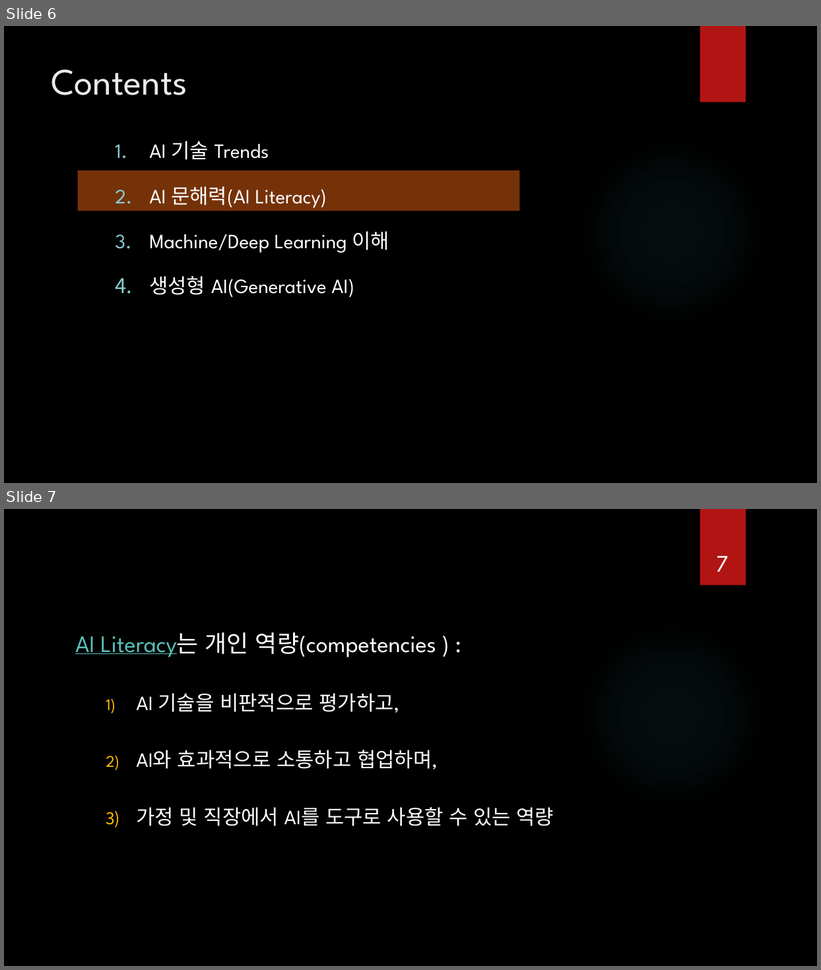
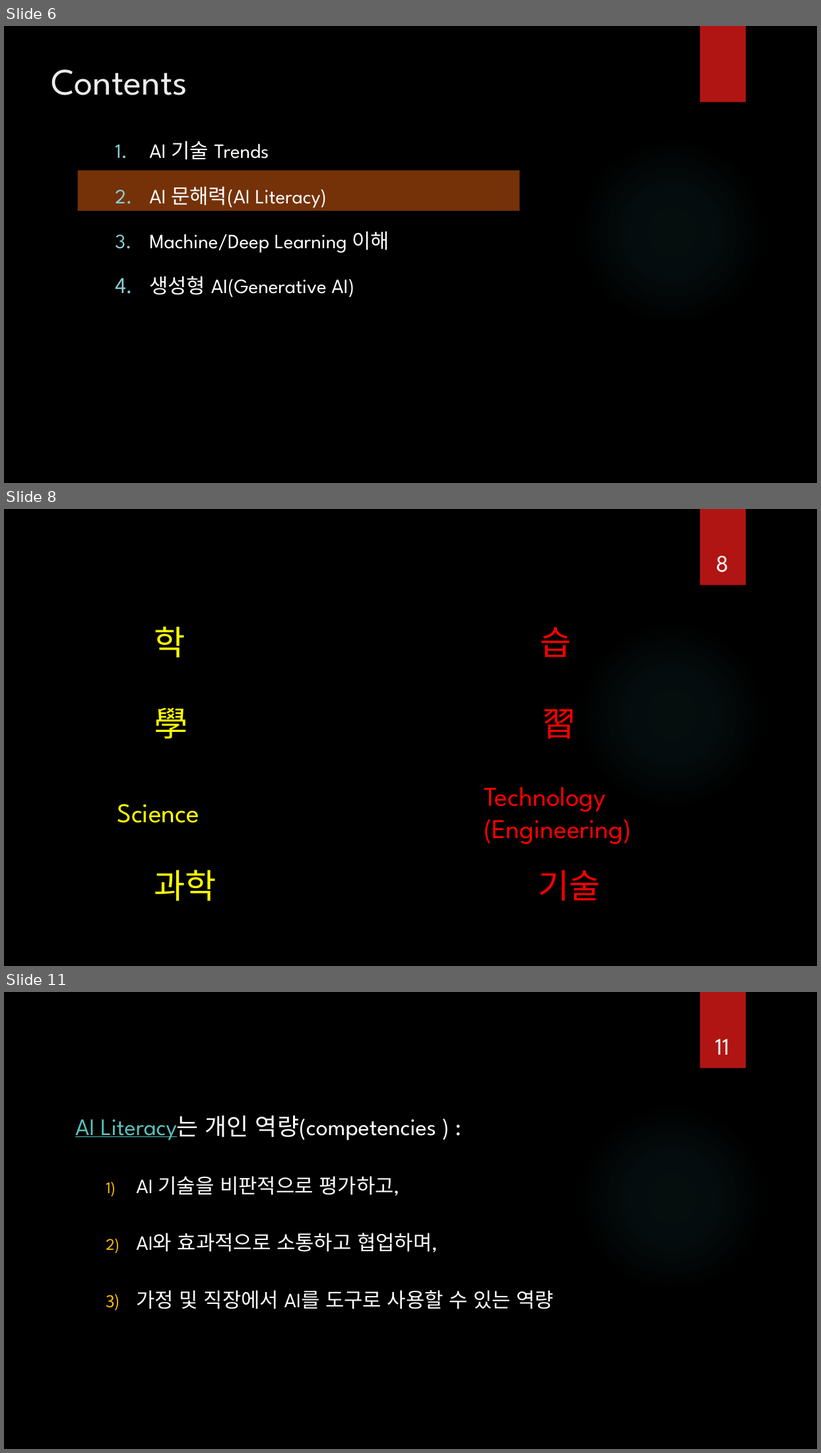
Before and after one commit to ancestor9/2026_Fall_AI-Literacy, a slide deck: AI Literacy.pptx. Shown one above the other, each under a label of ours: slides 6 and 7 before the commit, slides 6, 8 and 11 after it; the slides between them are not shown. The pictures are 821x970 and 821x1453 pixels, drawn with LibreOffice and Linux fonts; fonts in the diff are those of the drawing; background and template pictures are left out. Boxes give left, top, right and bottom in pixels: in the first picture for what was removed or moved away, otherwise in the second. Text is boxed around its words. In the diff, an @@ line names an element or a change of style, - is before the commit and + after.

```diff
--- a/AI Literacy.pptx
+++ b/AI Literacy.pptx
@@ slide 8 added at (4, 509, 817, 966), background picture (left out); not listed: 2 template elements that a slide beside it also shows @@
@@ page number added at (716, 556, 729, 572), 28 pt, text #FFFFFF @@
+8
@@ text added at (154, 626, 601, 901), 40 pt, text #FFFF00 @@
+학 습
+學 習
+과학 기술
@@ text added at (117, 804, 199, 823), 32 pt, text #FFFF00 @@
+Science
@@ text added at (484, 787, 632, 844), 32 pt, text #FF0000 @@
+Technology
+(Engineering)
@@ what was slide 7 is now slide 11 @@
@@ page number at (715, 1039, 730, 1055): text changed @@
-7
+11
```
Also in this commit, not shown: 3 other slides added.
